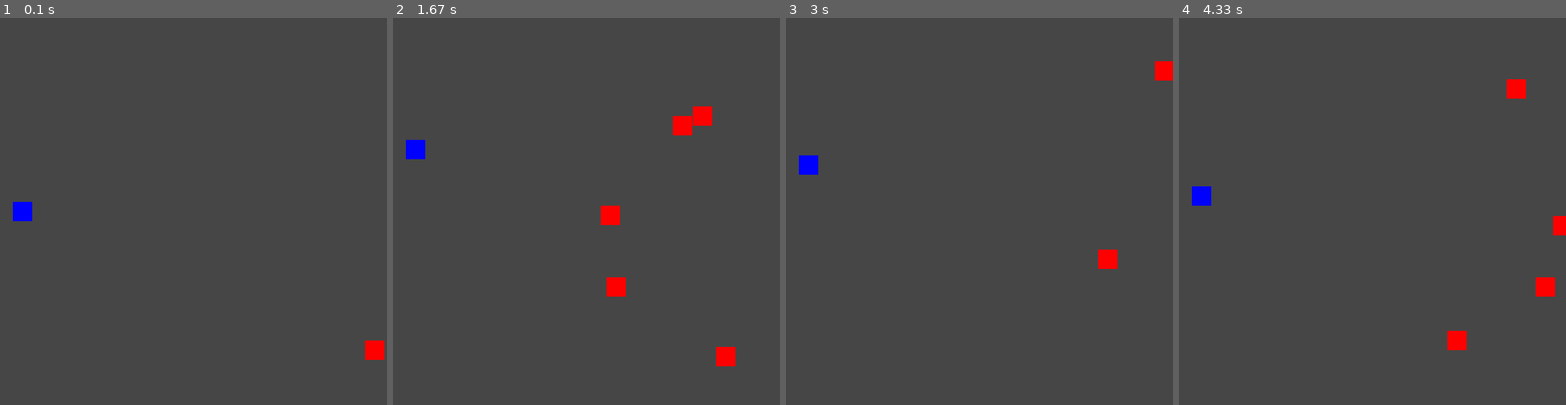
Above: before the commit, frames 1-4 (left to right).
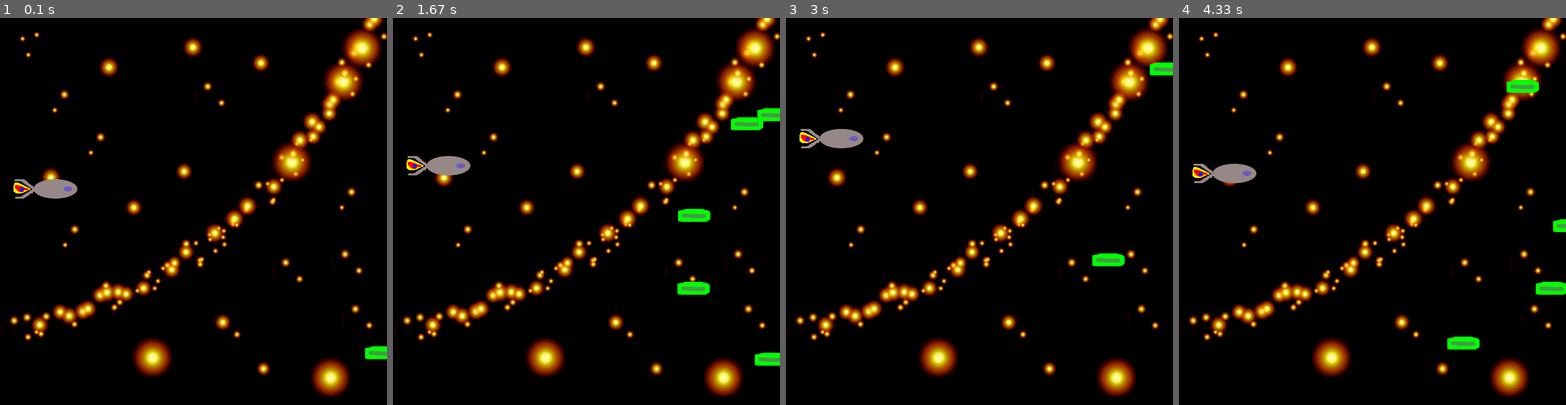
Above: after the commit, the same moments.

Repository: mattioso/PygameTools
Game: pygame game, started from Version1/flying.py
Two runs of this game, one before a commit and one after it. Both use one fixed random seed, a clock stepped at 60 frames per second and the inputs below.
Inputs:
- Up to frame 1 (0.1 s): no input
- Up to frame 2 (1.67 s): hold Up 0.33-0.8 s; hold Down 0.83-1.13 s; hold Up 1.17-1.53 s; hold Down from 1.57 s (still down)
- Up to frame 3 (3 s): release Down at 1.93 s; hold Up 1.97-2.27 s; hold Down 2.3-2.6 s; hold Up from 2.63 s (still down)
- Up to frame 4 (4.33 s): release Up at 3 s; hold Down 3.03-3.4 s; hold Up 3.43-3.73 s; hold Down 3.77-4.07 s; hold Up from 4.1 s (still down)

The runs differ from the first frame. In frame 1, 100% of the frame differs, in the area x 0-100%, y 0-100%; in frame 2, 100%; in frame 3, 100%; in frame 4, 100%.

Commit message:
Add assets to the flying game, add layer suport to the library

Diff:
--- a/Version1/Main.py
+++ b/Version1/Main.py
@@ -26,7 +26,7 @@
 		self.colour = backcolour
 
 	#Define a function to add new rects to the instance
-	def addRect(self, name, imgLoc="", width="", height="", colour=(255, 0, 0)):
+	def addRect(self, name, imgLoc="", width="", height="", colour=(255, 0, 0), layer=0):
 
 		#Check to make sure at least one set of parameters needed for the creation of the rectangle is provided
 		if imgLoc == "" and width == "" and height == "":
@@ -40,8 +40,21 @@
 		else:
 			setattr(self, name, Rectangle(image=pygame.image.load(imgLoc)))
 
-		#Add the name of the rectangle to the array
-		self.rectangles.append(name)
+		#Try to add the rectangle to the correct layer list inside of the rectangles list
+		try:
+			self.rectangles[layer].append(name)
+		#If that list doens't exist
+		except:
+			#Start a while loop
+			while 1:
+				#Try to add the layer in again
+				try:
+					self.rectangles[layer].append(name)
+					#If the name is added, break out of the loop
+					break
+				except:
+					#If the layer list is not pressent, add another list to rectangles
+					self.rectangles.append([])
 
 	#Define a function to run the commands the need running last in a game loop
 	def closingCommands(self):
@@ -64,24 +77,28 @@
 
 		#For every rectangle in rectangles array
 		for rects in self.rectangles:
-			#Check if the rectangle wants to be drawn
-			if eval("self.{}".format(rects)).drawing:
-				#If the rectangle has an image to draw
-				if eval("self.{}".format(rects)).type == 0:
-					#Draw the image
-					self.screen.blit(eval("self.{}".format(rects)).image, eval("self.{}".format(rects)).rect)
-				#If the rectangle has no image
-				else:
-					#Draw a block coloured rectangle
-					pygame.draw.rect(self.screen, eval("self.{}".format(rects)).colour, eval("self.{}".format(rects)).rect)
+			#Iterate through the layers, so the game is drawn in the desired order
+			for layers in rects:
+				#Check if the rectangle wants to be drawn
+				if eval("self.{}".format(layers)).drawing:
+					#If the rectangle has an image to draw
+					if eval("self.{}".format(layers)).type == 0:
+						#Draw the image
+						self.screen.blit(eval("self.{}".format(layers)).image, eval("self.{}".format(layers)).rect)
+					#If the rectangle has no image
+					else:
+						#Draw a block coloured rectangle
+						pygame.draw.rect(self.screen, eval("self.{}".format(layers)).colour, eval("self.{}".format(layers)).rect)
 
 	#Define an update function
 	def update(self):
 
 		#Iterate through the rectangles in the rectangle array
 		for rects in self.rectangles:
-			#Update every rectangle given
-			eval("self.{}".format(rects)).update()
+			#Go through the layers
+			for layers in rects:
+				#Update every rectangle given
+				eval("self.{}".format(layers)).update()
 
 		#Run the draw function
 		self.draw()
--- a/Version1/flying.py
+++ b/Version1/flying.py
@@ -10,14 +10,16 @@
 game = Aid(600, 600)
 
 #Add the player rectangle
-game.addRect("player", width=30, height=30, colour=(0,0,255))
+game.addRect("player", imgLoc="res/Player.png", layer=1)
 #Set the players x to 20, and the y to the middle of the screen
 game.player.x = 20
 game.player.y = game.width / 2 - game.player.width / 2
 
 #Add the five enemies
 for x in range(5):
-	game.addRect("enemy{}".format(x), width=30, height=30)
+	game.addRect("enemy{}".format(x), imgLoc="res/Laser.png", layer=2)
+
+game.addRect("backdrop", imgLoc="res/background.png", layer=0)
 
 #Define a function to iterate through the enemies and reset them all
 def resetEnemies():
@@ -46,6 +48,14 @@
 	if keys[K_DOWN]:
 		game.player.y += 6
 
+	#If the player goes off the top of the screen, stop them
+	if game.player.y <= 0:
+		game.player.y = 0
+
+	#IF the player goes off the bottom of the screen, stop them
+	if game.player.y >= game.height - game.player.height:
+		game.player.y = game.height - game.player.height
+
 	#Iterate through the enemies
 	for x in range(5):
 		#Check if the enemy has gone off screen
Binary file added: Version1/res/Laser.png
Binary file changed: Version1/res/Player.png
Binary file added: Version1/res/background.png
